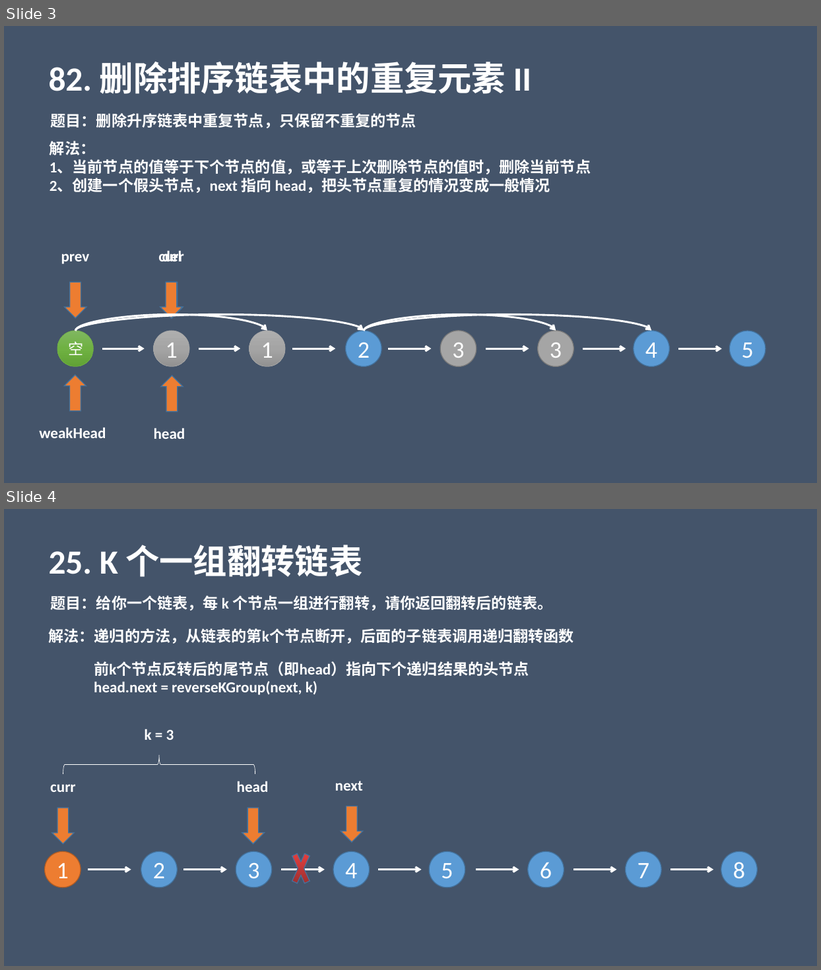
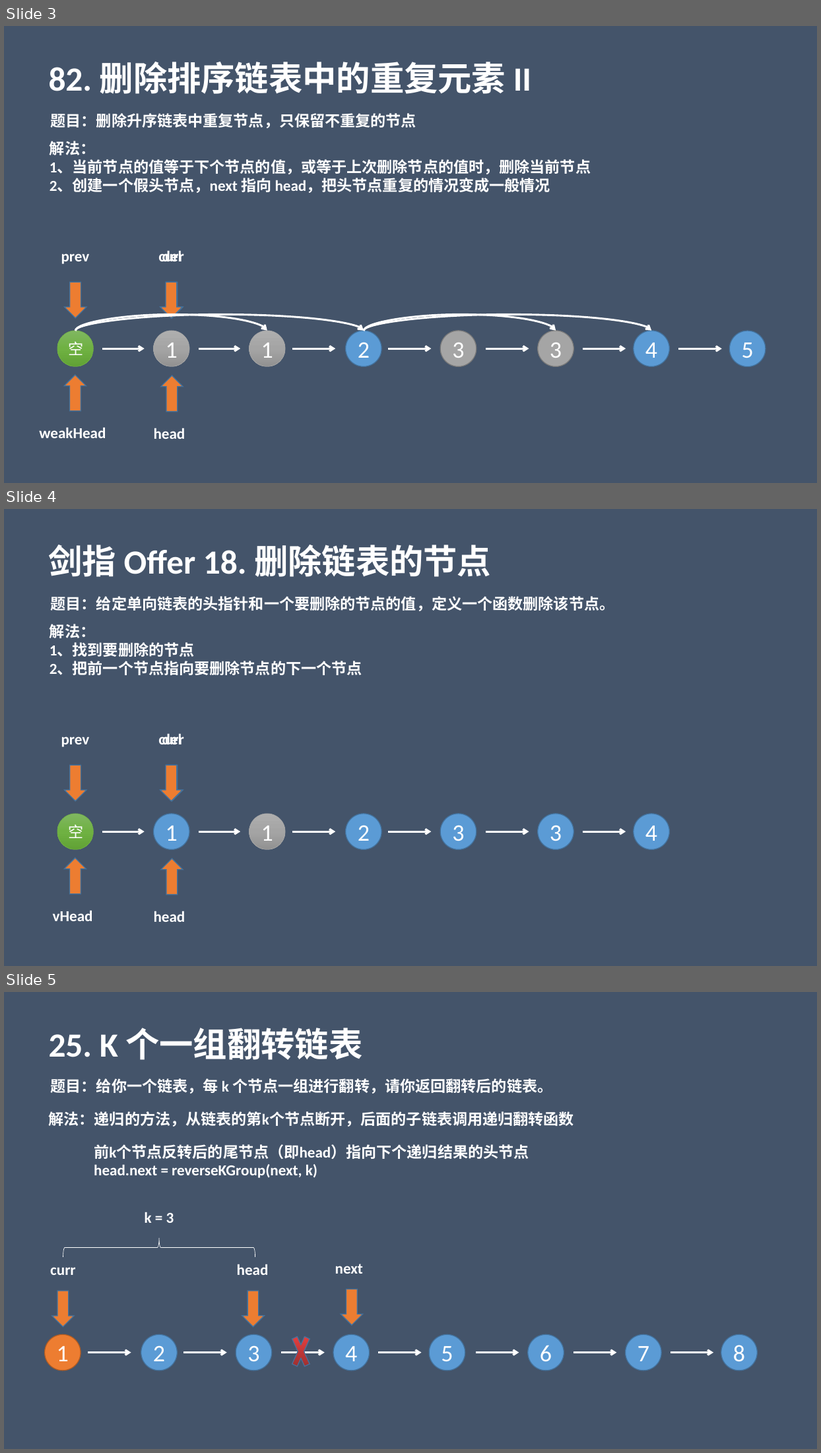
Before and after one commit to liangle/liangle-frontend-studybook, a slide deck: 小白学算法系列.pptx. Shown one above the other, each under a label of ours: slides 3 and 4 before the commit, slides 3, 4 and 5 after it. The pictures are 821x970 and 821x1453 pixels, drawn with LibreOffice and Linux fonts; fonts in the diff are those of the drawing. Boxes give left, top, right and bottom in pixels: in the first picture for what was removed or moved away, otherwise in the second. Text is boxed around its words. In the diff, an @@ line names an element or a change of style, - is before the commit and + after.

```diff
--- a/小白学算法系列.pptx
+++ b/小白学算法系列.pptx
@@ slide 4 added at (4, 509, 817, 966), background #44546A @@
@@ text added at (49, 545, 491, 577), 40 pt, text #FFFFFF, bold @@
+剑指 Offer 18. 删除链表的节点
@@ text added at (51, 596, 615, 611), 18 pt, text #FFFFFF, bold @@
+题目：给定单向链表的头指针和一个要删除的节点的值，定义一个函数删除该节点。
@@ text added at (50, 624, 362, 675), 18 pt, text #FFFFFF, bold @@
+解法：
+1、找到要删除的节点
+2、把前一个节点指向要删除节点的下一个节点
@@ text added at (61, 737, 90, 747), 18 pt, text #FFFFFF, bold @@
+prev
@@ text added at (158, 734, 184, 745), 18 pt, text #FFFFFF, bold @@
+curr
@@ text added at (162, 734, 182, 745), 18 pt, text #FFFFFF, bold @@
+del
@@ down arrow added at (64, 765, 86, 801), fill #ED7D31, outline #43739E 1 pt @@
@@ down arrow added at (160, 765, 182, 801), fill #ED7D31, outline #43739E 1 pt @@
@@ down arrow added at (161, 765, 183, 801), fill #ED7D31, outline #43739E 1 pt @@
@@ ellipse added at (57, 814, 94, 850), fill gradient #81B861 to #6FB242 to #62A336, outline #70AD47 0.5 pt, 18 pt, text #FFFFFF @@
+空
@@ ellipse added at (153, 814, 189, 850), fill #5B9BD5, outline #43739E 1 pt, 28 pt, text #FFFFFF @@
+1
@@ ellipse added at (250, 814, 285, 850), fill gradient #AFAFAF to #A5A5A5 to #939393, outline #A5A5A5 0.5 pt, 28 pt, text #FFFFFF @@
+1
@@ ellipse added at (346, 814, 382, 850), fill #5B9BD5, outline #43739E 1 pt, 28 pt, text #FFFFFF @@
+2
@@ ellipse added at (441, 814, 477, 850), fill #5B9BD5, outline #43739E 1 pt, 28 pt, text #FFFFFF @@
+3
@@ ellipse added at (538, 814, 574, 850), fill #5B9BD5, outline #43739E 1 pt, 28 pt, text #FFFFFF @@
+3
@@ ellipse added at (634, 814, 669, 850), fill #5B9BD5, outline #43739E 1 pt, 28 pt, text #FFFFFF @@
+4
@@ arrow added from (103, 832) to (145, 832), #FFFFFF 2.25 pt @@
@@ arrow added from (199, 832) to (241, 832), #FFFFFF 2.25 pt @@
@@ arrow added from (292, 832) to (336, 832), #FFFFFF 2.25 pt @@
@@ arrow added from (388, 832) to (432, 832), #FFFFFF 2.25 pt @@
@@ arrow added from (486, 832) to (529, 832), #FFFFFF 2.25 pt @@
@@ arrow added from (583, 832) to (626, 832), #FFFFFF 2.25 pt @@
@@ down arrow added at (64, 859, 86, 894), fill #ED7D31, outline #43739E 1 pt @@
@@ down arrow added at (161, 859, 183, 895), fill #ED7D31, outline #43739E 1 pt @@
@@ text added at (53, 911, 93, 921), 18 pt, text #FFFFFF, bold @@
+vHead
@@ text added at (154, 912, 186, 922), 18 pt, text #FFFFFF, bold @@
+head
@@ what was slide 4 is now slide 5 @@
```
Also in this commit, not shown: 2 other files.
